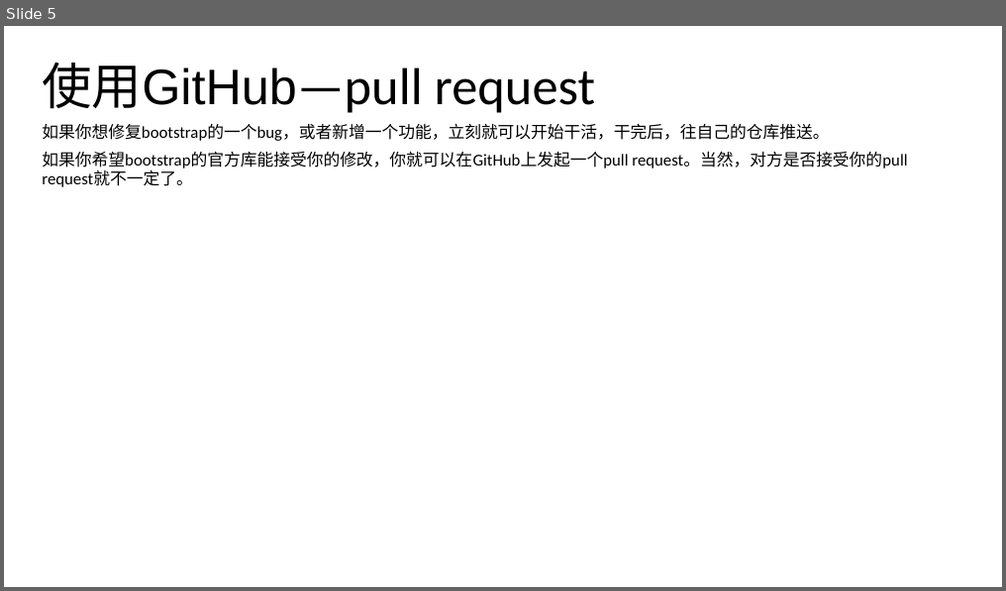
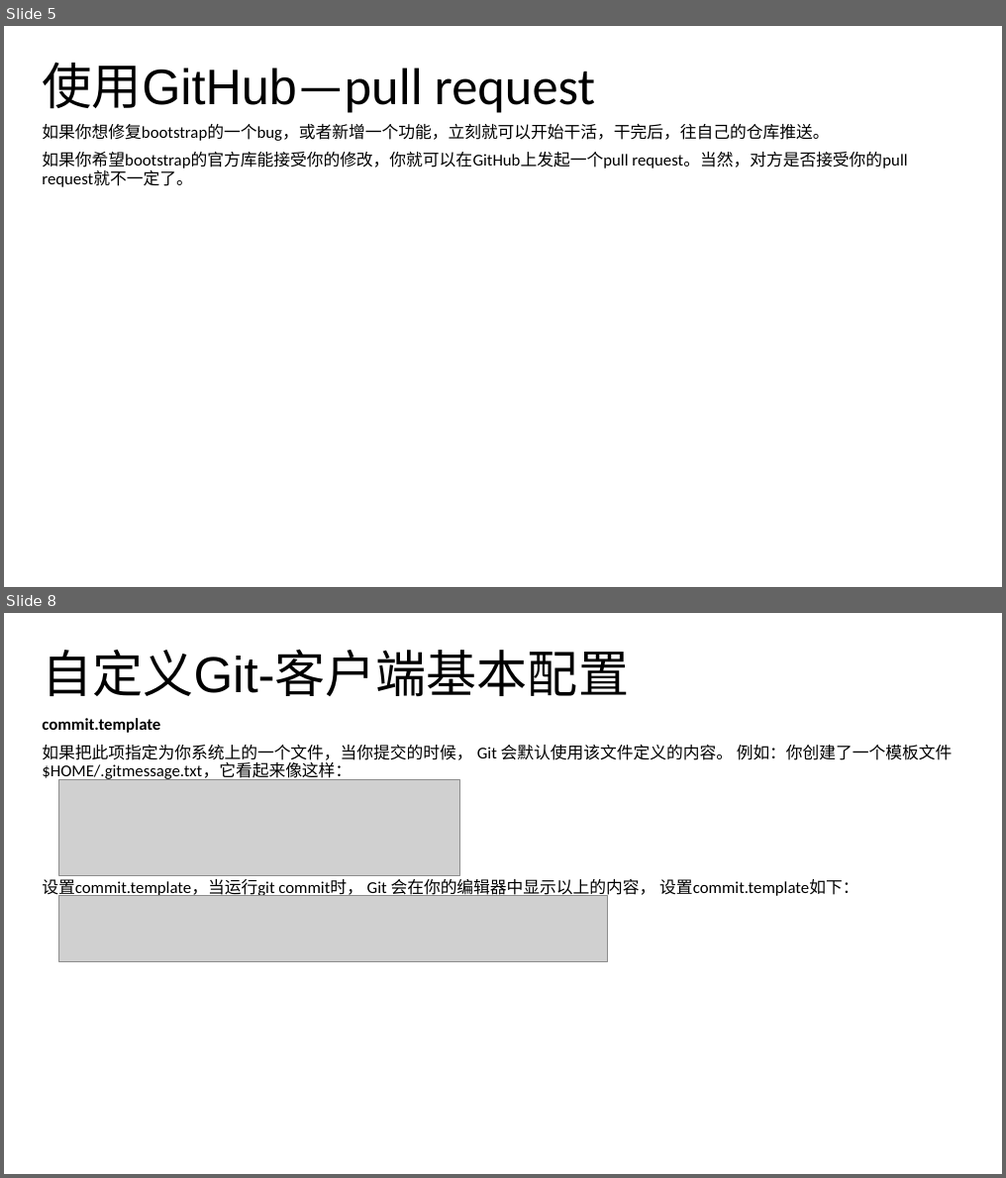
Before and after one commit to noprom/shandong, a slide deck: doc/ppt/迪力尼亚.pptx. Shown one above the other, each under a label of ours: slide 5 before the commit, slides 5 and 8 after it; the slides between them are not shown. The pictures are 1006x591 and 1006x1178 pixels, drawn with LibreOffice and Linux fonts; fonts in the diff are those of the drawing; grey boxes stand for pictures. Boxes give left, top, right and bottom in pixels: in the first picture for what was removed or moved away, otherwise in the second. Text is boxed around its words. In the diff, an @@ line names an element or a change of style, - is before the commit and + after.

```diff
--- a/doc/ppt/迪力尼亚.pptx
+++ b/doc/ppt/迪力尼亚.pptx
@@ slide 8 added at <box>4,613,1002,1174</box>, background #FFFFFF @@
@@ title added at <box>42,649,629,697</box>, 48.6 pt, text #000000 @@
+自定义Git-客户端基本配置
@@ subtitle added at <box>42,718,952,780</box>, 16 pt, text #000000 @@
+commit.template
+如果把此项指定为你系统上的一个文件，当你提交的时候， Git 会默认使用该文件定义的内容。 例如：你创建了一个模板文件$HOME/.gitmessage.txt，它看起来像这样：
@@ picture added at <box>58,780,459,875</box> @@
@@ text added at <box>42,879,858,898</box>, 16 pt, text #000000 @@
+设置commit.template，当运行git commit时， Git 会在你的编辑器中显示以上的内容， 设置commit.template如下：
@@ picture added at <box>58,895,607,961</box> @@
```
Also in this commit, not shown: 7 other slides added, 1 slide removed.
